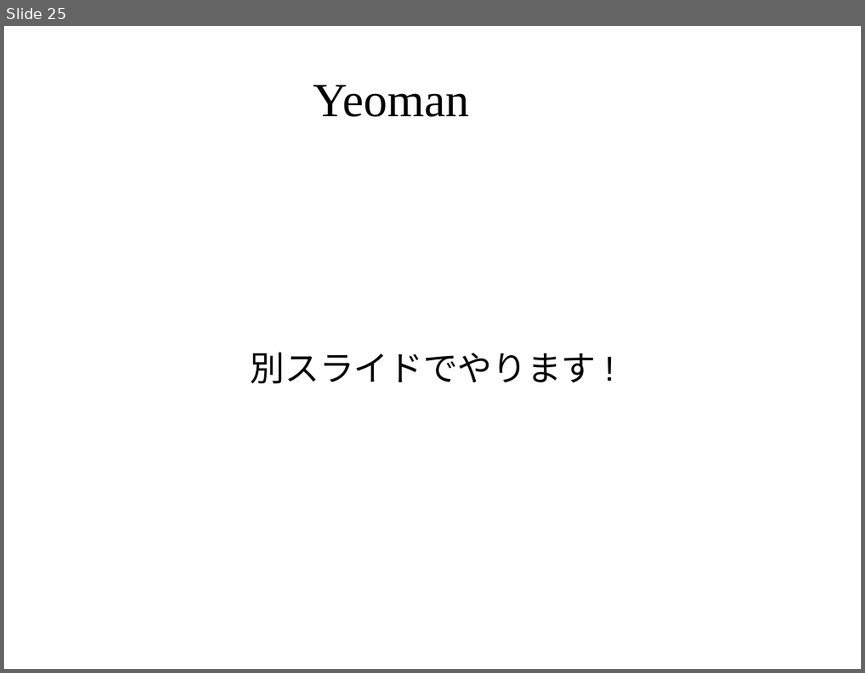
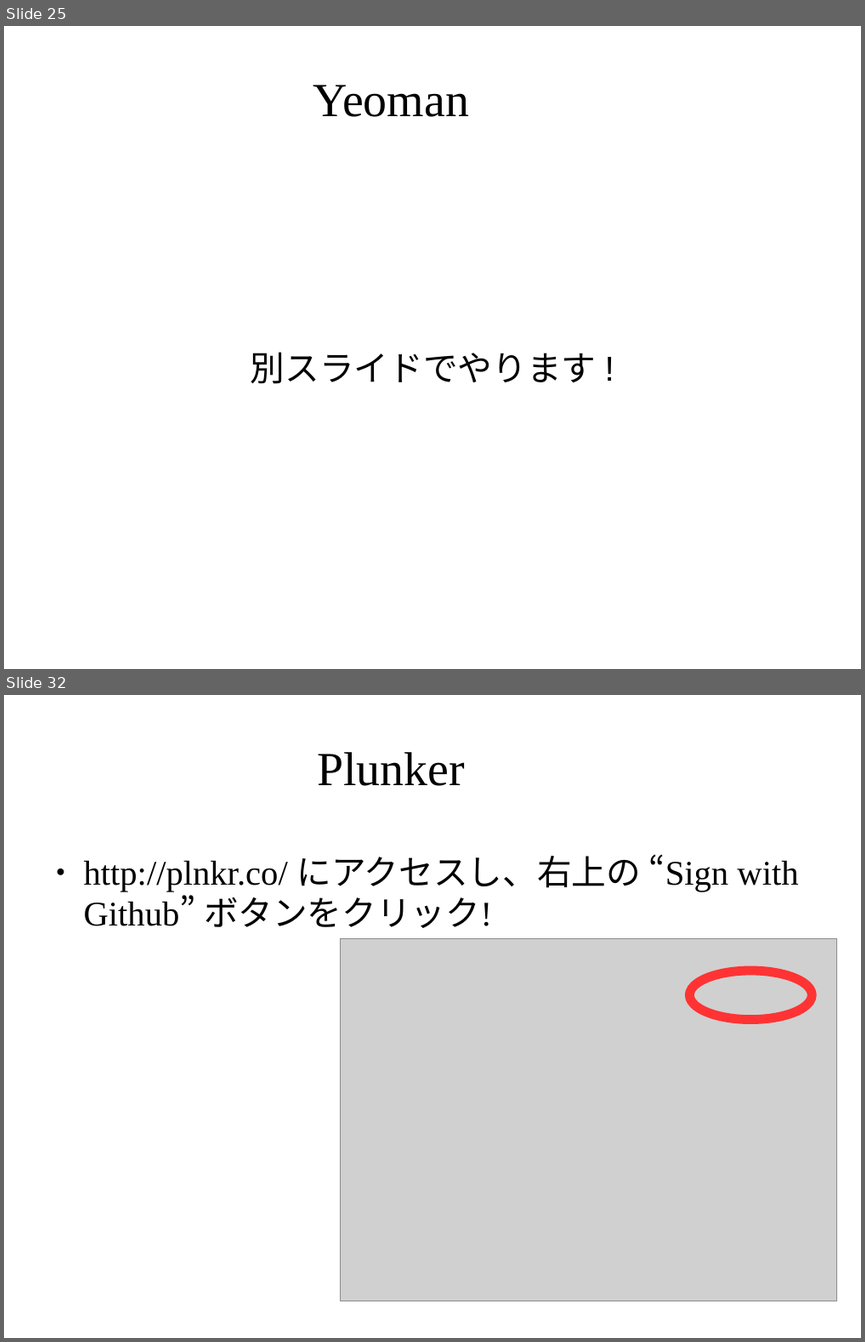
Before and after one commit to masakura/slides, a slide deck: html5jk#1/slide3.odp. Shown one above the other, each under a label of ours: slide 25 before the commit, slides 25 and 32 after it; the slides between them are not shown. The pictures are 865x673 and 865x1342 pixels, drawn with LibreOffice and Linux fonts; fonts in the diff are those of the drawing; grey boxes stand for pictures; background and template pictures are left out. Boxes give left, top, right and bottom in pixels: in the first picture for what was removed or moved away, otherwise in the second. Text is boxed around its words. In the diff, an @@ line names an element or a change of style, - is before the commit and + after.

Commit message:
Plunker のチュートリアルを追加

```diff
--- a/html5jk#1/slide3.odp
+++ b/html5jk#1/slide3.odp
@@ slide 32 added at bbox=[4, 695, 861, 1338], background picture (left out) @@
@@ title added at bbox=[317, 752, 465, 786], 44 pt, text #000000 @@
+Plunker
@@ text added at bbox=[84, 854, 798, 928], 32 pt, text #000000 @@
+● http://plnkr.co/ にアクセスし、右上の “Sign with Github” ボタンをクリック!
@@ picture added at bbox=[341, 939, 837, 1301] @@
@@ ellipse added at bbox=[690, 970, 812, 1019], outline #FF3333 8.5 pt @@
```
Also in this commit, not shown: 35 other slides added.
